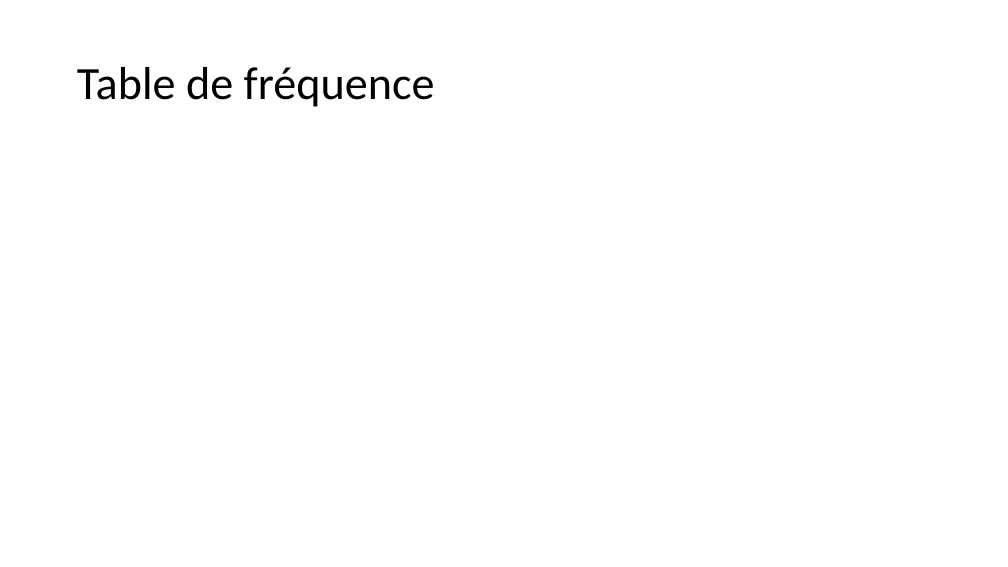
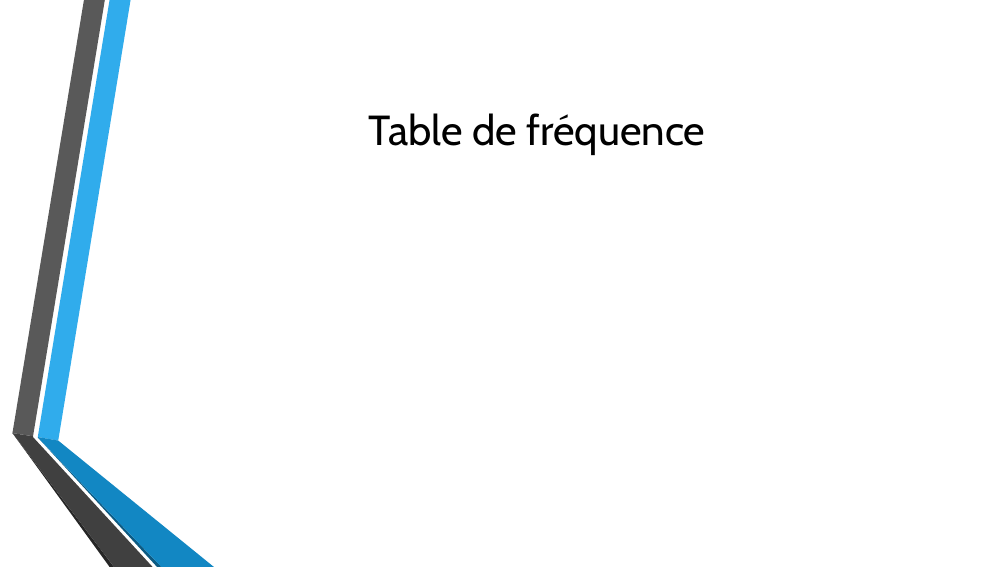
Before and after one commit to pop2211/Huffman, a slide deck: slide 6 of diapoHuffman.pptm. Drawn at 1008x567 pixels with LibreOffice and Linux fonts; fonts in the diff are those of the drawing; background and template pictures are left out. Boxes give left, top, right and bottom in pixels: in the first picture for what was removed or moved away, otherwise in the second. Text is boxed around its words. In the diff, an @@ line names an element or a change of style, - is before the commit and + after.

```diff
--- a/diapoHuffman.pptm
+++ b/diapoHuffman.pptm
@@ title "Table de fréquence": place and size @@
-title "Table de fréquence" at [77,67,435,107]
+title "Table de fréquence" at [368,113,705,155]
@@ title "Table de fréquence" at [368,113,705,155]: size 44 to 40 pt, font Calibri to Cabin; alignment left to centre; line spacing 0.9 to 1 @@
@@ group added at [12,0,214,567]: 6 freeform shapes @@
```
Also in this commit, not shown: 8 other slides changed.
